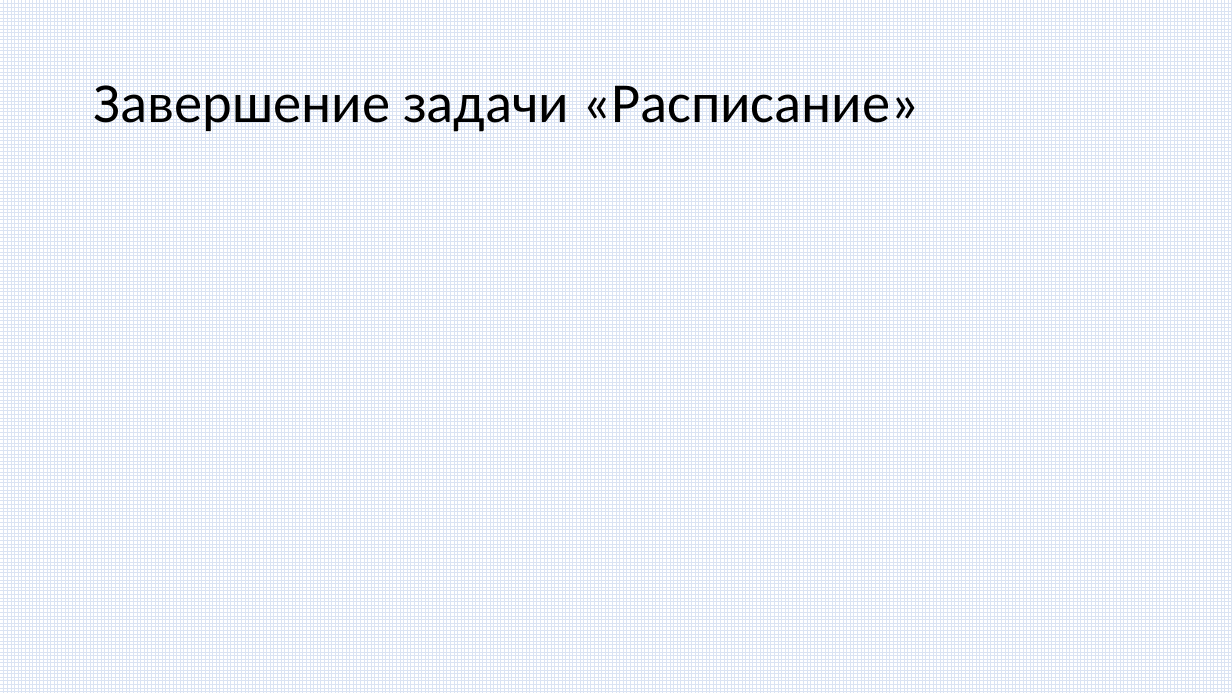
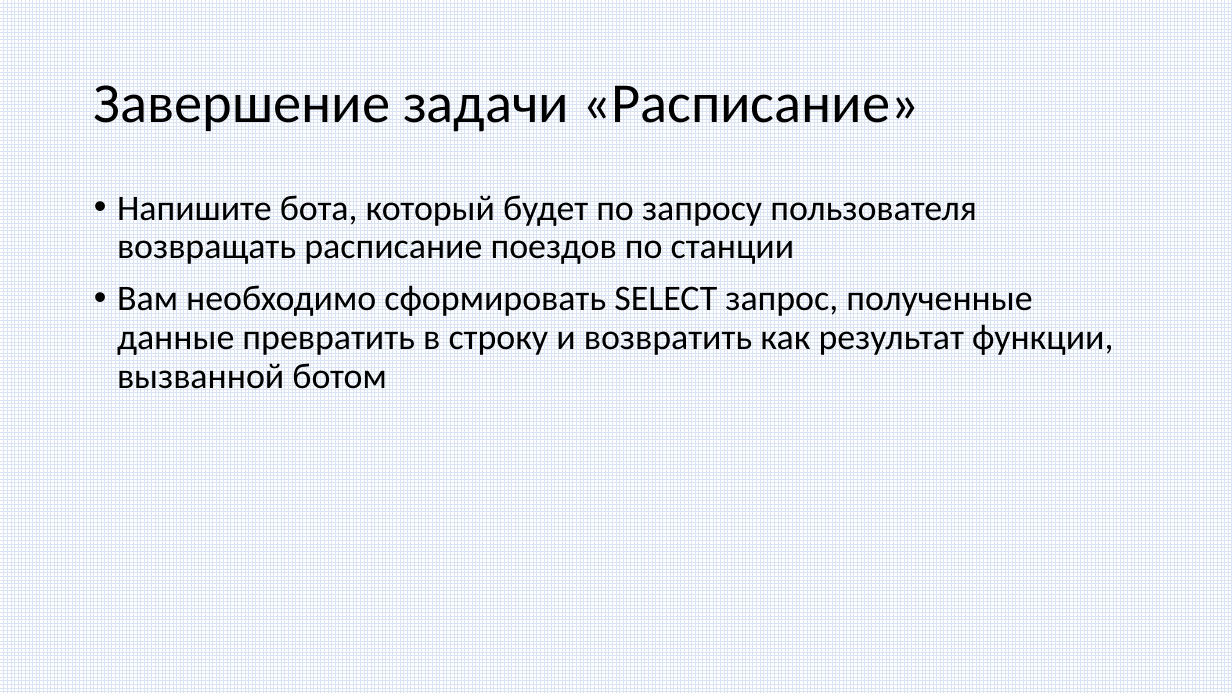
Before and after one commit to paveltsytovich/telegram-course, a slide deck: slide 158 of Presentation/Разработка ботов для телеграмм на Python.pptx (slide 151 before the commit). Drawn at 1232x693 pixels with LibreOffice and Linux fonts; fonts in the diff are those of the drawing. Boxes give left, top, right and bottom in pixels: in the first picture for what was removed or moved away, otherwise in the second. Text is boxed around its words. In the diff, an @@ line names an element or a change of style, - is before the commit and + after.

```diff
--- a/Presentation/Разработка ботов для телеграмм на Python.pptx
+++ b/Presentation/Разработка ботов для телеграмм на Python.pptx
@@ text added at (117,195,1113,389), 28 pt, text #000000 @@
+• Напишите бота, который будет по запросу пользователя возвращать расписание поездов по станции
+• Вам необходимо сформировать SELECT запрос, полученные данные превратить в строку и возвратить как результат функции, вызванной ботом
```
Also in this commit, not shown: 3 other slides changed, 7 slides added.
